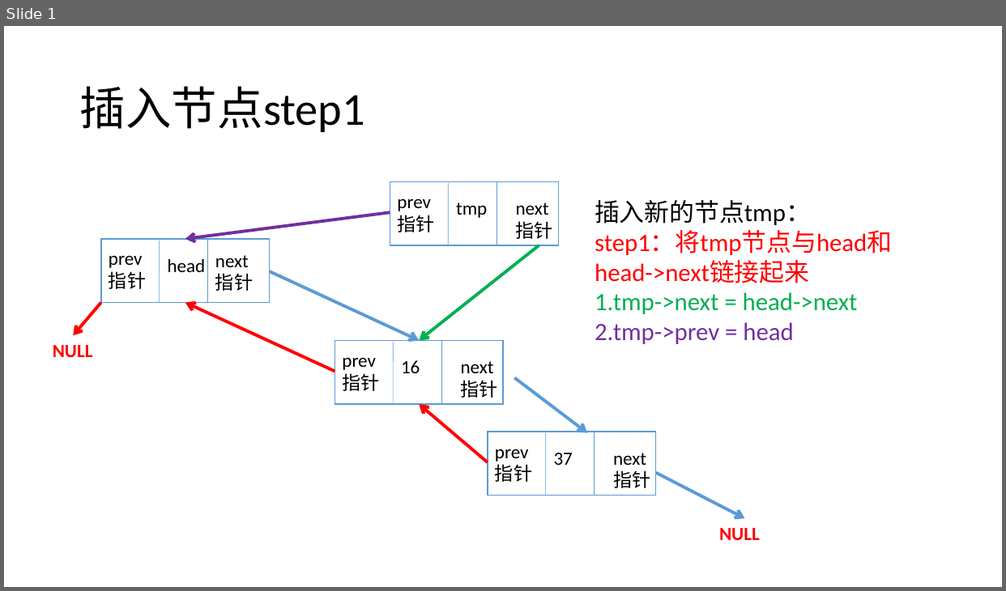
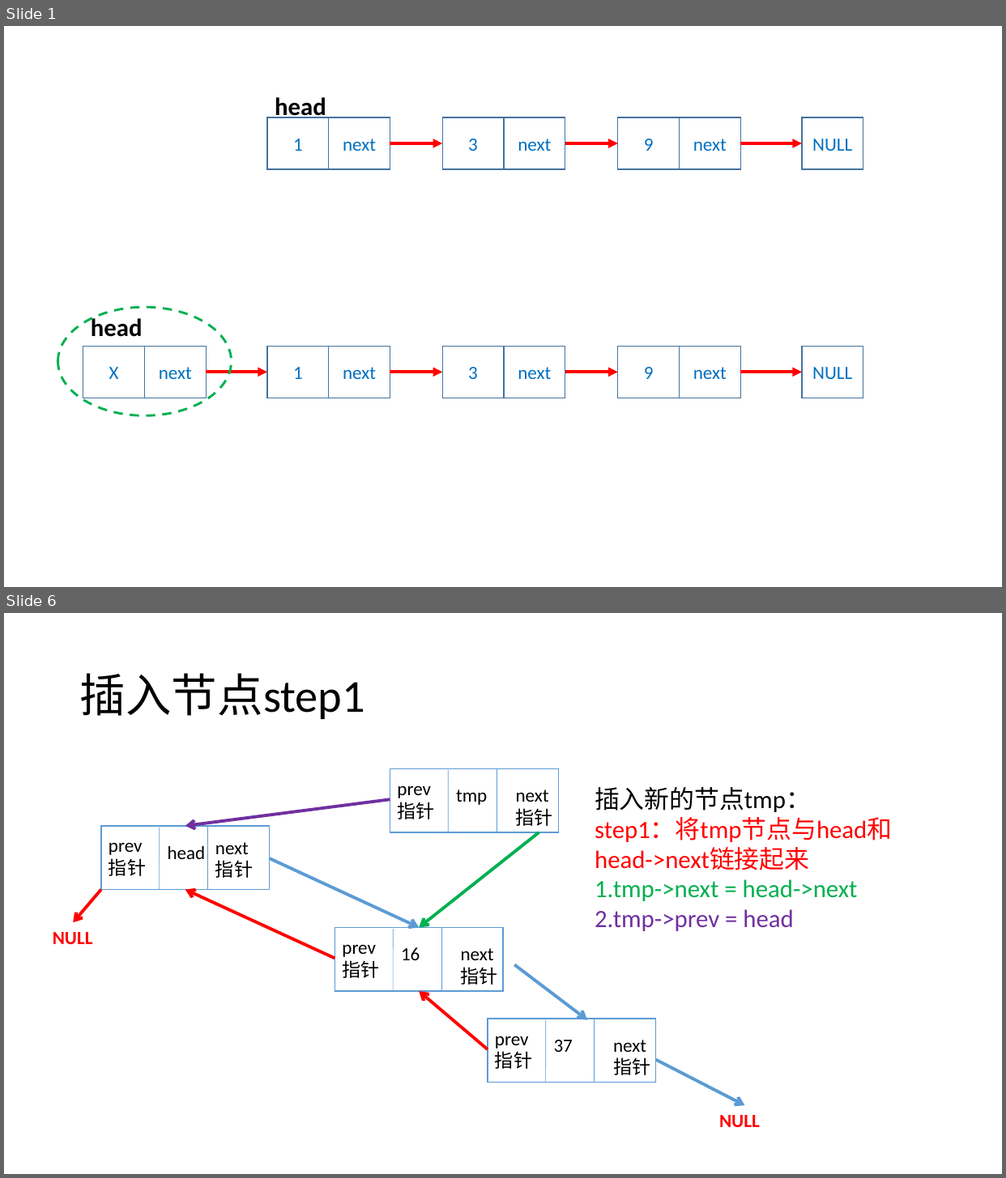
Before and after one commit to Waynefn/cpp_ds_algo, a slide deck: ppt.pptx. Shown one above the other, each under a label of ours: slide 1 before the commit, slides 1 and 6 after it; the slides between them are not shown. The pictures are 1006x591 and 1006x1178 pixels, drawn with LibreOffice and Linux fonts; fonts in the diff are those of the drawing. Boxes give left, top, right and bottom in pixels: in the first picture for what was removed or moved away, otherwise in the second. Text is boxed around its words. In the diff, an @@ line names an element or a change of style, - is before the commit and + after.

```diff
--- a/ppt.pptx
+++ b/ppt.pptx
@@ slide 1 added at [4,26,1002,587], background #FFFFFF @@
@@ text added at [275,97,326,118], 24 pt, text #000000, bold @@
+head
@@ rectangle added at [267,118,329,169], outline #43739E 1 pt, 18 pt, text #0070C0 @@
+1
@@ rectangle added at [329,118,390,169], outline #43739E 1 pt, 18 pt, text #0070C0 @@
+next
@@ rectangle added at [443,118,504,169], outline #43739E 1 pt, 18 pt, text #0070C0 @@
+3
@@ rectangle added at [504,118,565,169], outline #43739E 1 pt, 18 pt, text #0070C0 @@
+next
@@ rectangle added at [618,118,680,169], outline #43739E 1 pt, 18 pt, text #0070C0 @@
+9
@@ rectangle added at [680,118,740,169], outline #43739E 1 pt, 18 pt, text #0070C0 @@
+next
@@ rectangle added at [802,118,863,169], outline #43739E 1 pt, 18 pt, text #0070C0 @@
+NULL
@@ arrow added from (390, 143) to (443, 143), #FF0000 3 pt @@
@@ arrow added from (565, 143) to (618, 143), #FF0000 3 pt @@
@@ arrow added from (740, 143) to (802, 143), #FF0000 3 pt @@
@@ ellipse added at [58,308,232,416], outline #00B050 2.25 pt dashed @@
@@ text added at [91,316,143,337], 24 pt, text #000000, bold @@
+head
@@ rectangle added at [83,347,145,398], outline #43739E 1 pt, 18 pt, text #0070C0 @@
+X
@@ rectangle added at [145,347,206,398], outline #43739E 1 pt, 18 pt, text #0070C0 @@
+next
@@ rectangle added at [267,347,329,398], outline #43739E 1 pt, 18 pt, text #0070C0 @@
+1
@@ rectangle added at [329,347,390,398], outline #43739E 1 pt, 18 pt, text #0070C0 @@
+next
@@ rectangle added at [443,347,504,398], outline #43739E 1 pt, 18 pt, text #0070C0 @@
+3
@@ rectangle added at [504,347,565,398], outline #43739E 1 pt, 18 pt, text #0070C0 @@
+next
@@ rectangle added at [618,347,680,398], outline #43739E 1 pt, 18 pt, text #0070C0 @@
+9
@@ rectangle added at [680,347,740,398], outline #43739E 1 pt, 18 pt, text #0070C0 @@
+next
@@ rectangle added at [802,347,863,398], outline #43739E 1 pt, 18 pt, text #0070C0 @@
+NULL
@@ arrow added from (206, 372) to (267, 372), #FF0000 3 pt @@
@@ arrow added from (390, 372) to (443, 372), #FF0000 3 pt @@
@@ arrow added from (565, 372) to (618, 372), #FF0000 3 pt @@
@@ arrow added from (740, 372) to (802, 372), #FF0000 3 pt @@
@@ what was slide 1 is now slide 6 @@
```
Also in this commit, not shown: 6 slides changed, 7 other slides added, 3 other files.
